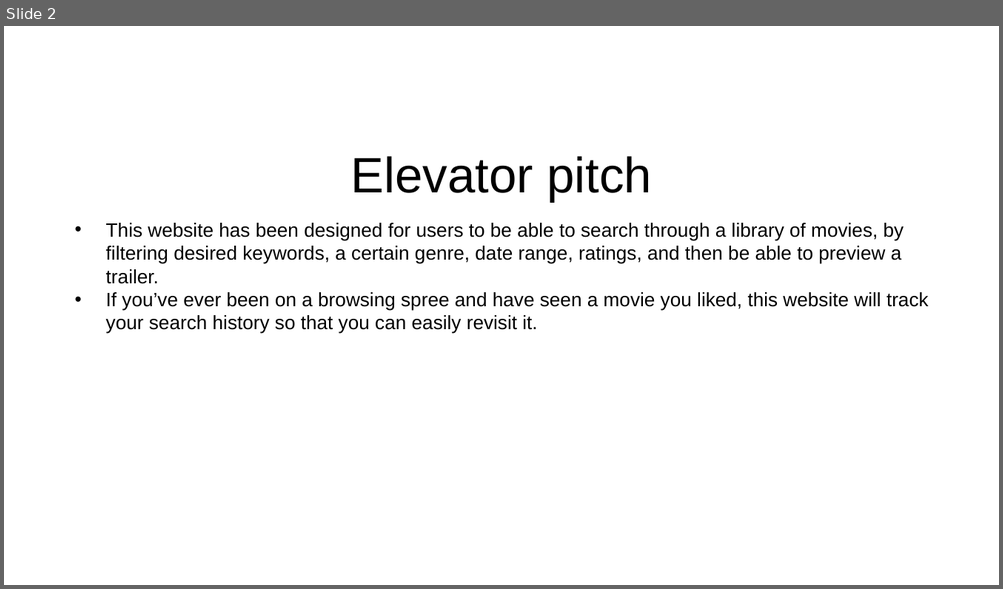
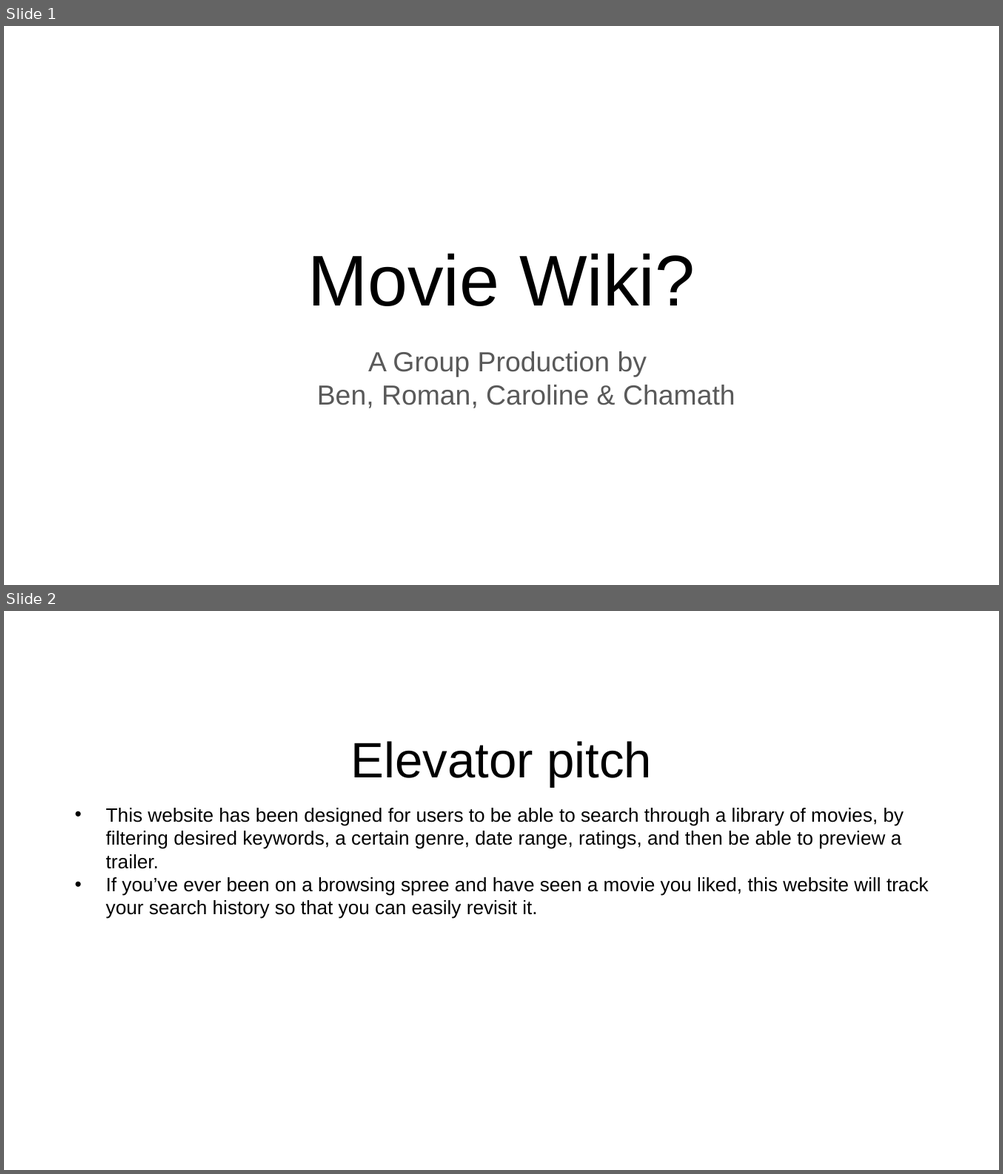
Before and after one commit to carolinemae/YouTrailer, a slide deck: presentation/project-presentation.pptx. Shown one above the other, each under a label of ours: slide 2 before the commit, slides 1 and 2 after it. The pictures are 1003x589 and 1003x1174 pixels, drawn with LibreOffice and Linux fonts; fonts in the diff are those of the drawing. Boxes give left, top, right and bottom in pixels: in the first picture for what was removed or moved away, otherwise in the second. Text is boxed around its words. In the diff, an @@ line names an element or a change of style, - is before the commit and + after.

Commit message:
presentation

```diff
--- a/presentation/project-presentation.pptx
+++ b/presentation/project-presentation.pptx
@@ slide 1 added at [4,26,999,585], background #FFFFFF @@
@@ title added at [308,253,694,306], 52 pt, text #000000 @@
+Movie Wiki?
@@ subtitle added at [317,352,735,409], 20 pt, text #595959 @@
+A Group Production by
+Ben, Roman, Caroline & Chamath
```
Also in this commit, not shown: 1 slide removed.
